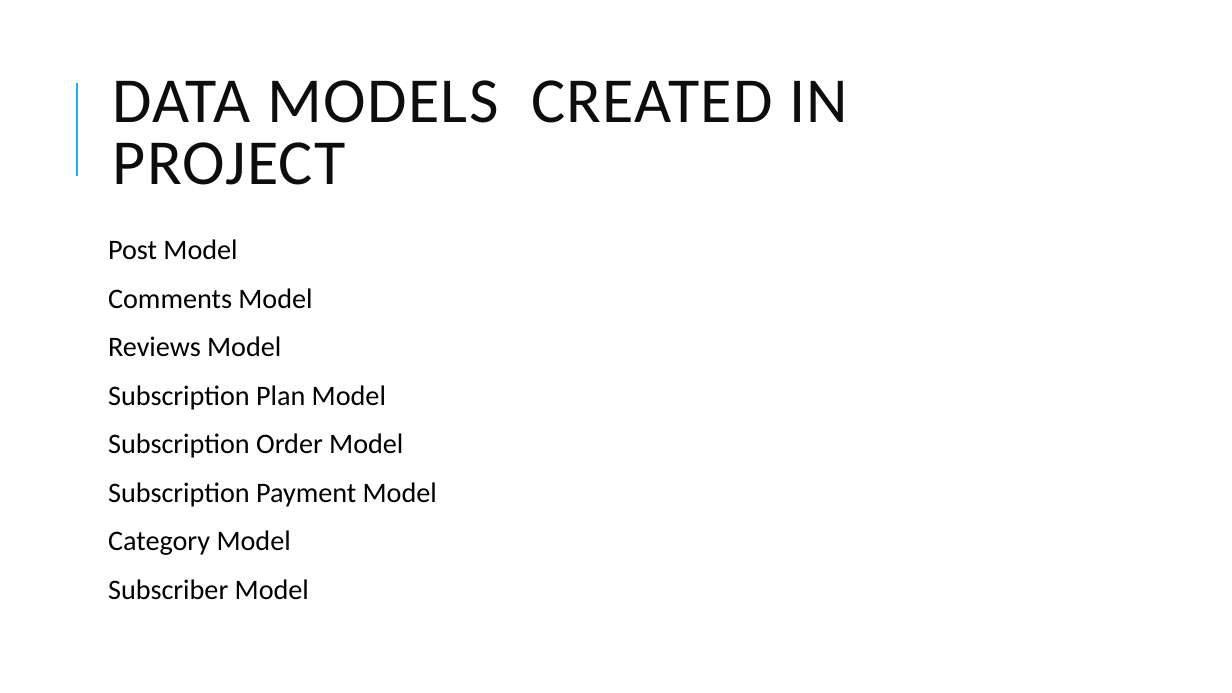
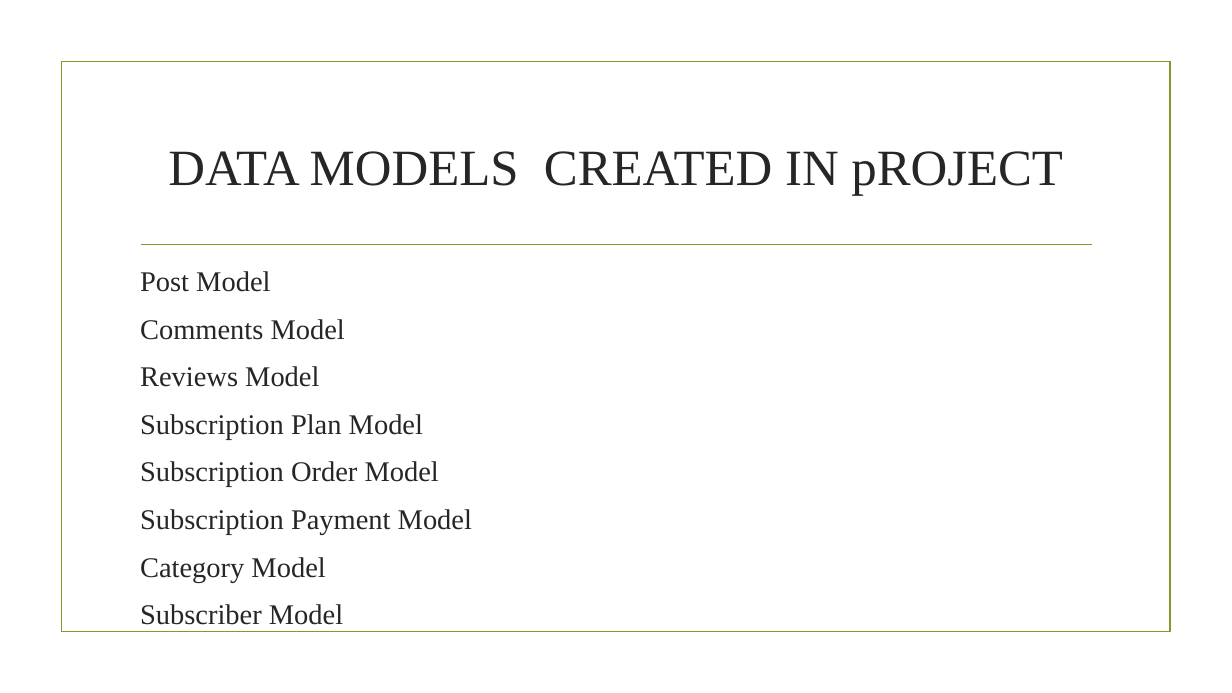
Before and after one commit to davidadey000/codeavenue, a slide deck: slide 10 of documentation/final_project_presentation.pptx (slide 9 before the commit). Drawn at 1232x693 pixels with LibreOffice and Linux fonts; fonts in the diff are those of the drawing; background and template pictures are left out. Boxes give left, top, right and bottom in pixels: in the first picture for what was removed or moved away, otherwise in the second. Text is boxed around its words. In the diff, an @@ line names an element or a change of style, - is before the commit and + after.

```diff
--- a/documentation/final_project_presentation.pptx
+++ b/documentation/final_project_presentation.pptx
@@ rectangle added at box(61, 62, 1170, 632), outline #83992A 1.25 pt @@
@@ line removed from (77, 176) to (77, 83) @@
@@ title at box(168, 151, 1063, 195): text changed; size 50 to 39.6 pt; font Calibri to Times New Roman; text colour #0D0D0D to #262626 @@
-DATA MODELS CREATED IN PROJECT
+DATA MODELS CREATED IN pROJECT
@@ text "Post Model": place and size @@
-text "Post Model" at box(108, 239, 437, 600)
+text "Post Model" at box(140, 271, 472, 625)
@@ text "Post Model" at box(140, 271, 472, 625): size 22 to 22.2 pt, font Calibri to Times New Roman, text colour #000000 to #262626; line spacing 0.9 to 1; less space between paragraphs @@
@@ line added from (141, 245) to (1092, 245), #83992A 1.25 pt @@
```
Also in this commit, not shown: 9 other slides changed, 2 slides added, 1 slide removed, 3 other files.
